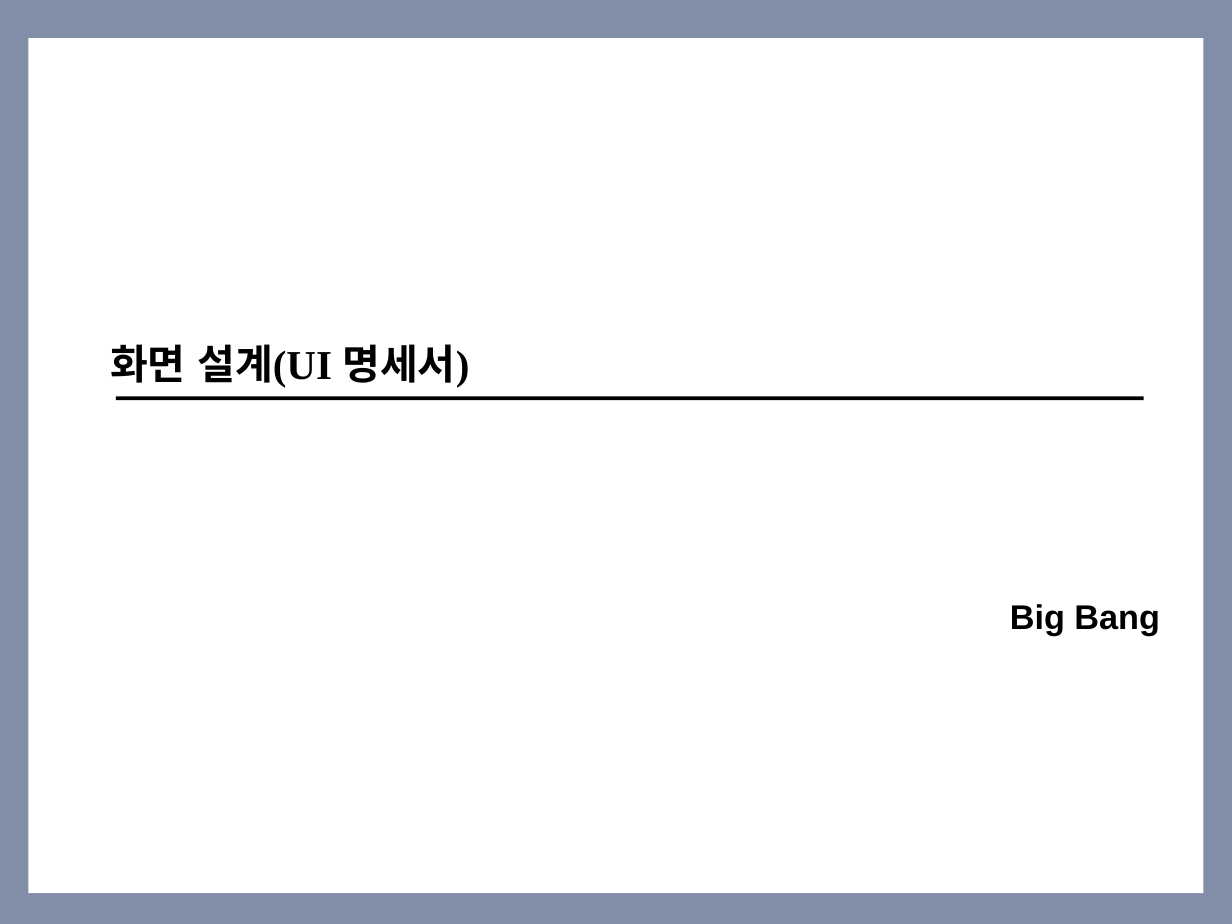
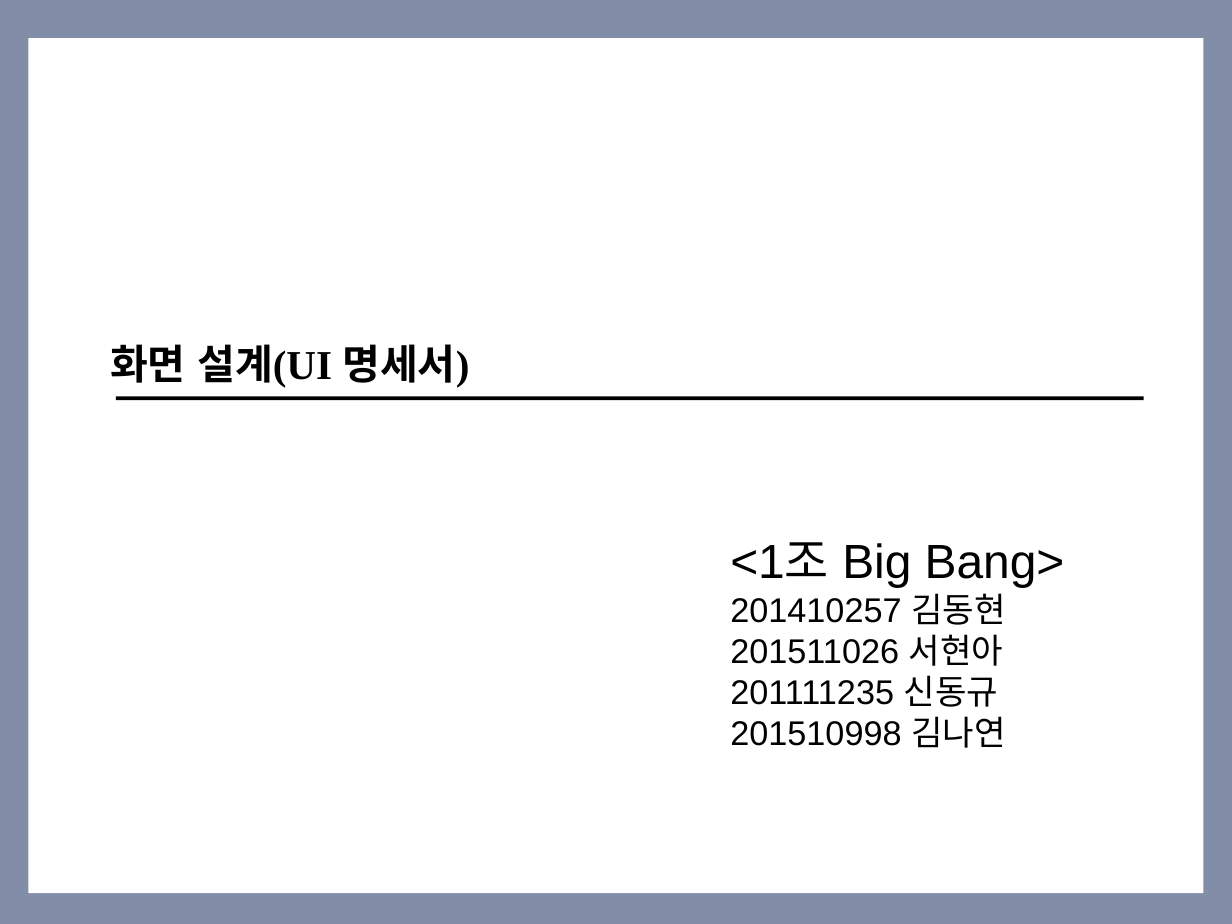
Before and after one commit to SE-admin/SE2017_1_bigbang, a slide deck: slide 1 of doc/3_ 설계서/UI Design Template.pptx. Drawn at 1232x924 pixels with LibreOffice and Linux fonts; fonts in the diff are those of the drawing. Boxes give left, top, right and bottom in pixels: in the first picture for what was removed or moved away, otherwise in the second. Text is boxed around its words. In the diff, an @@ line names an element or a change of style, - is before the commit and + after.

Commit message:
UI Design Template 변경 UI 요구사항, 화면순서,화면 입/출력 정보일람

```diff
--- a/doc/3_ 설계서/UI Design Template.pptx
+++ b/doc/3_ 설계서/UI Design Template.pptx
@@ text added at [730,542,1065,748], 20 pt, text #000000 @@
+<1조 Big Bang>
+201410257 김동현
+201511026 서현아
+201111235 신동규
+201510998 김나연
@@ text removed at [1010,604,1160,635] @@
-Big Bang
```
Also in this commit, not shown: 5 other slides changed, 8 slides added.
